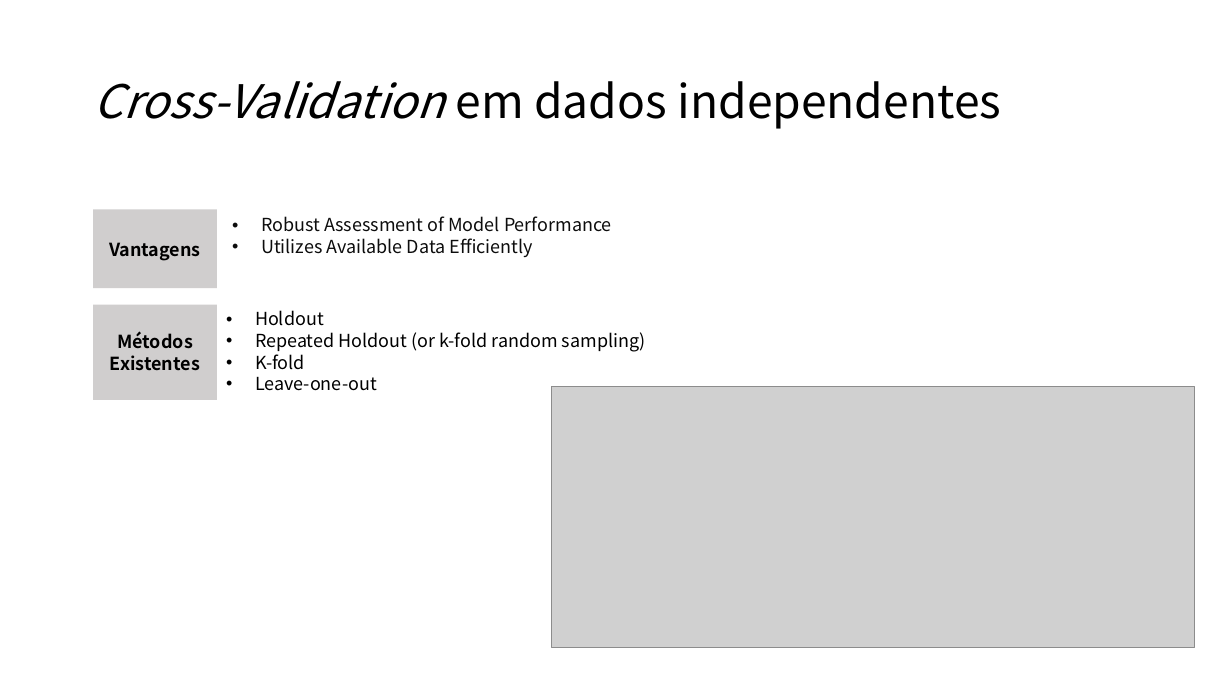
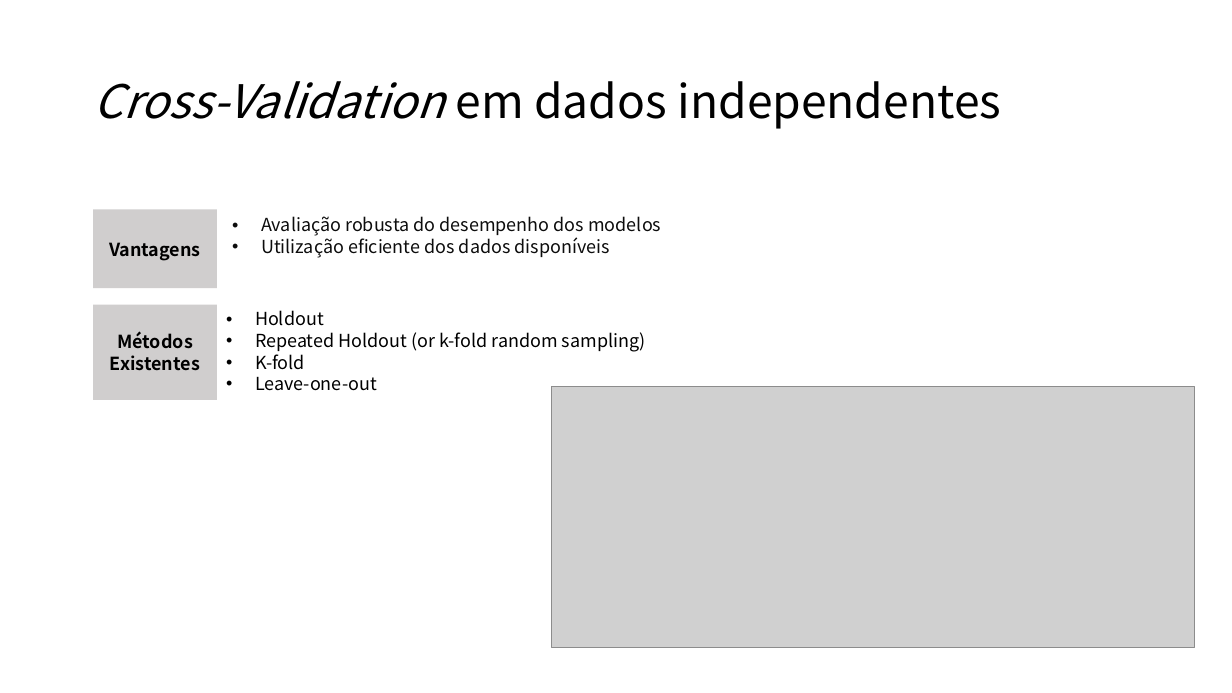
Before and after one commit to MiguelLoureiro98/timecave, a slide deck: slide 4 of papers/.ppt/cvtimeseries.pptx. Drawn at 1232x693 pixels with LibreOffice and Linux fonts; fonts in the diff are those of the drawing; grey boxes stand for pictures. Boxes give left, top, right and bottom in pixels: in the first picture for what was removed or moved away, otherwise in the second. Text is boxed around its words. In the diff, an @@ line names an element or a change of style, - is before the commit and + after.

```diff
--- a/papers/.ppt/cvtimeseries.pptx
+++ b/papers/.ppt/cvtimeseries.pptx
@@ text at box(261, 216, 661, 258): text changed @@
-• Robust Assessment of Model Performance
-• Utilizes Available Data Efficiently
+• Avaliação robusta do desempenho dos modelos
+• Utilização eficiente dos dados disponíveis
```
Also in this commit, not shown: 9 other slides changed.
